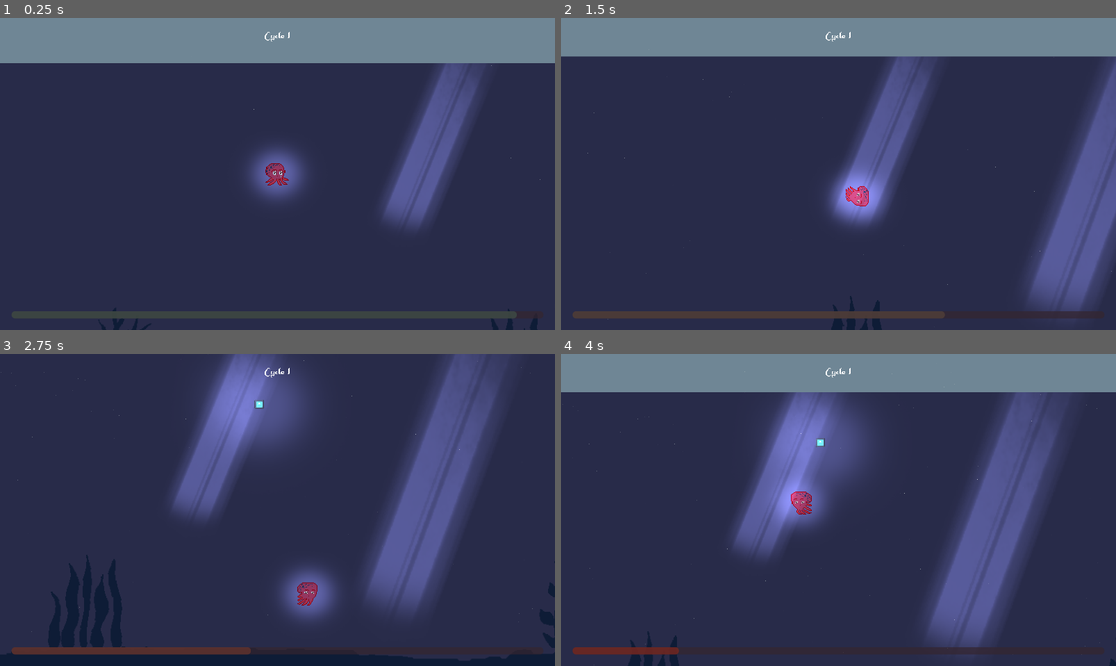
Above: before the commit, frames 1-4 (two rows, left to right).
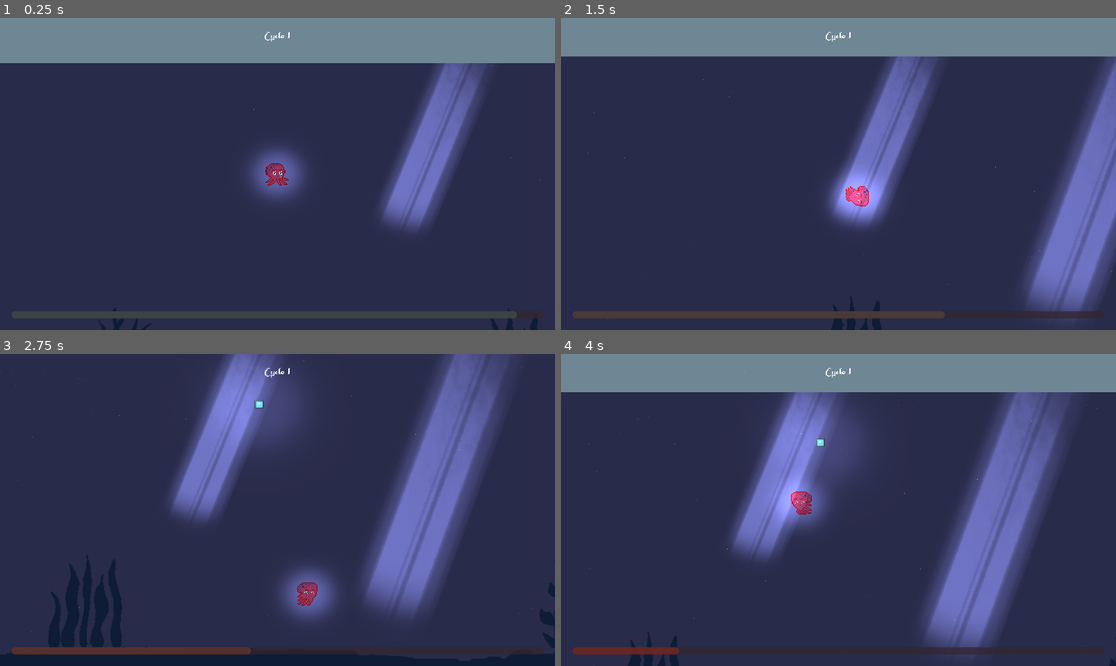
Above: after the commit, the same moments.

Repository: alfroids/tidal-storm
Game: Godot game, scene res://scenes/levels/main.tscn
The game is run twice, just before and just after one commit, with the same random seed, the same clock (stepped at 60 frames per second) and the same inputs. The engine's default icon, where the game draws it, is replaced by a stand-in: a white triangle on a blue panel in a dark square.
Inputs:
- Up to frame 1 (0.25 s): no input
- Up to frame 2 (1.5 s): hold D (move_right) 0.53-1.28 s; tap Space (dash) at 0.6, 1.35 s; hold S (move_down) from 1.28 s (still down)
- Up to frame 3 (2.75 s): release S (move_down) at 2.03 s; hold D (move_right) from 2.03 s (still down); tap Space (dash) at 2.1 s
- Up to frame 4 (4 s): release D (move_right) at 2.78 s; hold W (move_up) 2.78-3.53 s; tap Space (dash) at 2.85, 3.6 s; hold A (move_left) from 3.53 s (still down)

The runs differ from the first frame. In frame 1, 3.4% of the frame differs, in the area x 69-86%, y 14-66%; in frame 2, 8.6%; in frame 3, 9.2%, in the area x 31-89%, y 0-80%; in frame 4, 9.1%.

Commit message:
Overall light energy adjustments

Diff:
--- a/scenes/mission/mission-item/mission_item.tscn
+++ b/scenes/mission/mission-item/mission_item.tscn
@@ -26,7 +26,7 @@
 
 [node name="PointLight2D" type="PointLight2D" parent="."]
 scale = Vector2(0.68, 1)
-energy = 0.7
+energy = 0.5
 texture = ExtResource("4_hmkol")
 texture_scale = 3.0
 
--- a/scenes/vfx/lights/god_ray.gd
+++ b/scenes/vfx/lights/god_ray.gd
@@ -8,7 +8,7 @@
 func _godray_energy_change(phase: CycleManager.PHASE) -> void:
 	if phase == CycleManager.PHASE.CALM:
 		var tween = get_tree().create_tween()
-		tween.tween_property(_godray_light, "energy", 2, 3).set_trans(Tween.TRANS_BOUNCE)
+		tween.tween_property(_godray_light, "energy", 1.5, 3).set_trans(Tween.TRANS_BOUNCE)
 
 	elif phase == CycleManager.PHASE.STORM:
 		var tween = get_tree().create_tween()
--- a/scenes/vfx/lights/god_ray.tscn
+++ b/scenes/vfx/lights/god_ray.tscn
@@ -8,4 +8,5 @@
 _godray_light = NodePath("PointLight2D")
 
 [node name="PointLight2D" type="PointLight2D" parent="."]
+energy = 1.5
 texture = ExtResource("1_fv5u3")
--- a/scenes/vfx/lights/light_orb.gd
+++ b/scenes/vfx/lights/light_orb.gd
@@ -12,4 +12,4 @@
 
 	elif phase == CycleManager.PHASE.STORM:
 		var tween = get_tree().create_tween()
-		tween.tween_property(_orb_light, "energy", 2, 2).set_trans(Tween.TRANS_BOUNCE)
+		tween.tween_property(_orb_light, "energy", 1, 2)
--- a/scenes/vfx/lights/light_orb.tscn
+++ b/scenes/vfx/lights/light_orb.tscn
@@ -15,4 +15,4 @@
 color = Color(0.32549, 0.6, 0.529412, 1)
 energy = 0.7
 texture = ExtResource("2_cy1qu")
-texture_scale = 3.0
+texture_scale = 4.0
